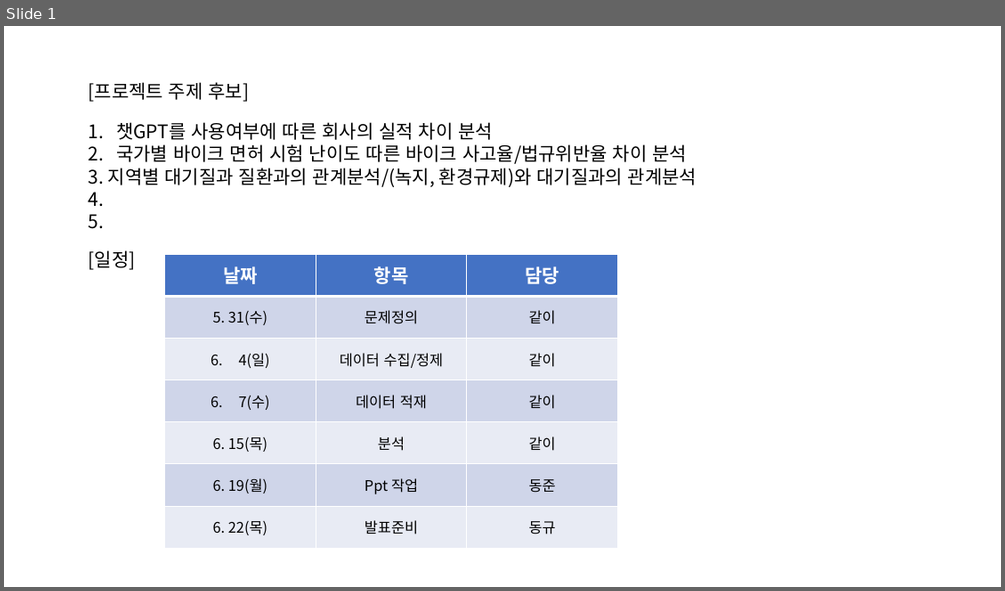
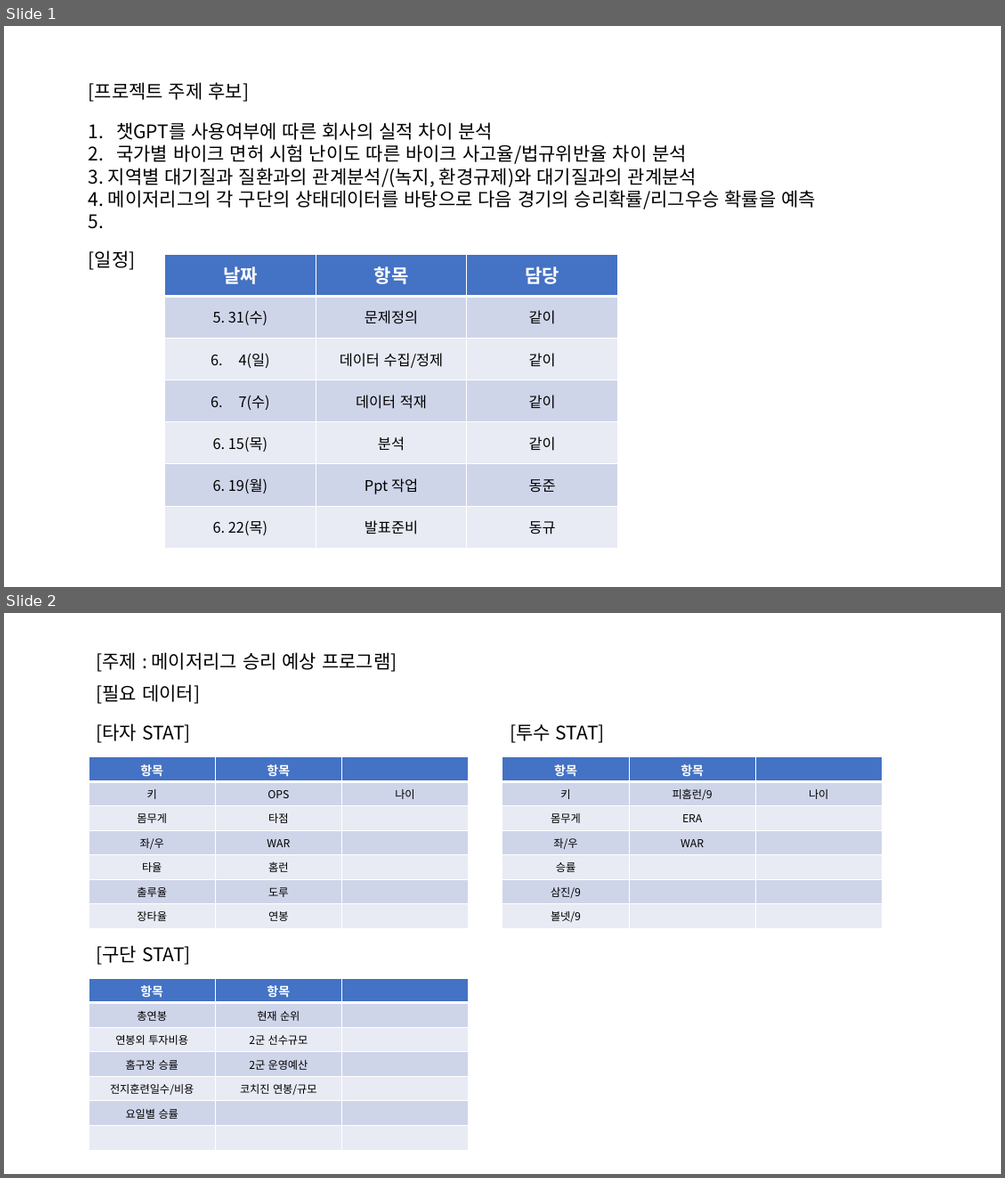
Before and after one commit to worldjohn/nb_team3, a slide deck: 프로젝트 계획.pptx. Shown one above the other, each under a label of ours: slide 1 before the commit, slides 1 and 2 after it. The pictures are 1005x591 and 1005x1178 pixels, drawn with LibreOffice and Linux fonts; fonts in the diff are those of the drawing. Boxes give left, top, right and bottom in pixels: in the first picture for what was removed or moved away, otherwise in the second. Text is boxed around its words. In the diff, an @@ line names an element or a change of style, - is before the commit and + after.

```diff
--- a/프로젝트 계획.pptx
+++ b/프로젝트 계획.pptx
@@ slide 2 added at (4,613,1001,1174), background #FFFFFF @@
@@ text added at (96,652,396,672), 18 pt, text #000000 @@
+[주제 : 메이저리그 승리 예상 프로그램]
@@ text added at (96,684,200,704), 18 pt, text #000000 @@
+[필요 데이터]
@@ text added at (96,723,191,743), 18 pt, text #000000 @@
+[타자 STAT]
@@ text added at (510,724,605,743), 18 pt, text #000000 @@
+[투수 STAT]
@@ table added at (89,756,468,929), 7 rows, 3 columns @@
+항목 | 항목 | 
+키 | OPS | 나이
+몸무게 | 타점 | 
+좌/우 | WAR | 
+타율 | 홈런 | 
+출루율 | 도루 | 
+장타율 | 연봉 | 
@@ table added at (502,756,882,929), 7 rows, 3 columns @@
+항목 | 항목 | 
+키 | 피홈런/9 | 나이
+몸무게 | ERA | 
+좌/우 | WAR | 
+승률 |  | 
+삼진/9 |  | 
+볼넷/9 |  | 
@@ text added at (96,945,191,965), 18 pt, text #000000 @@
+[구단 STAT]
@@ table added at (89,979,468,1151), 7 rows, 3 columns @@
+항목 | 항목 | 
+총연봉 | 현재 순위 | 
+연봉외 투자비용 | 2군 선수규모 | 
+홈구장 승률 | 2군 운영예산 | 
+전지훈련일수/비용 | 코치진 연봉/규모 | 
+요일별 승률 |  | 
+ |  | 
@@ slide 1 changed as well @@
@@ text at (89,190,816,209): text changed @@
-4.
+4. 메이저리그의 각 구단의 상태데이터를 바탕으로 다음 경기의 승리확률/리그우승 확률을 예측
```
Also in this commit, not shown: 1 other slide added.
